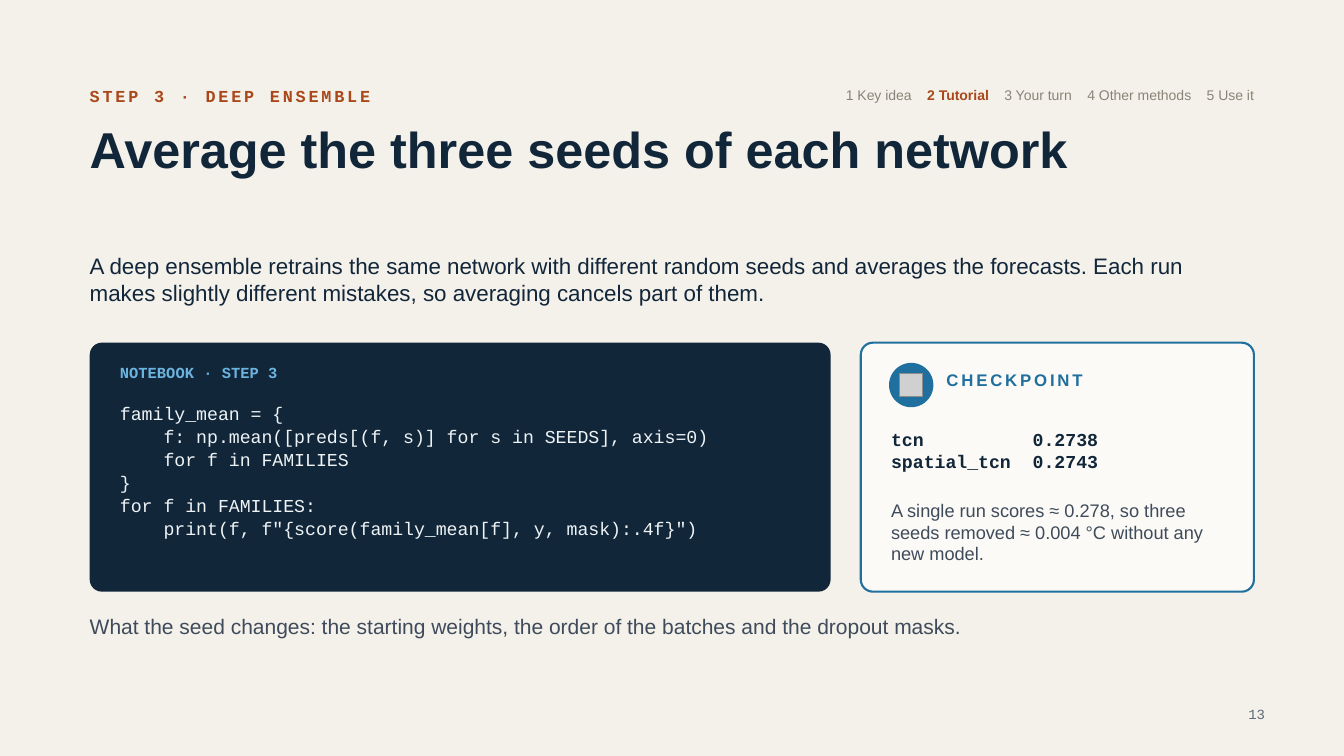
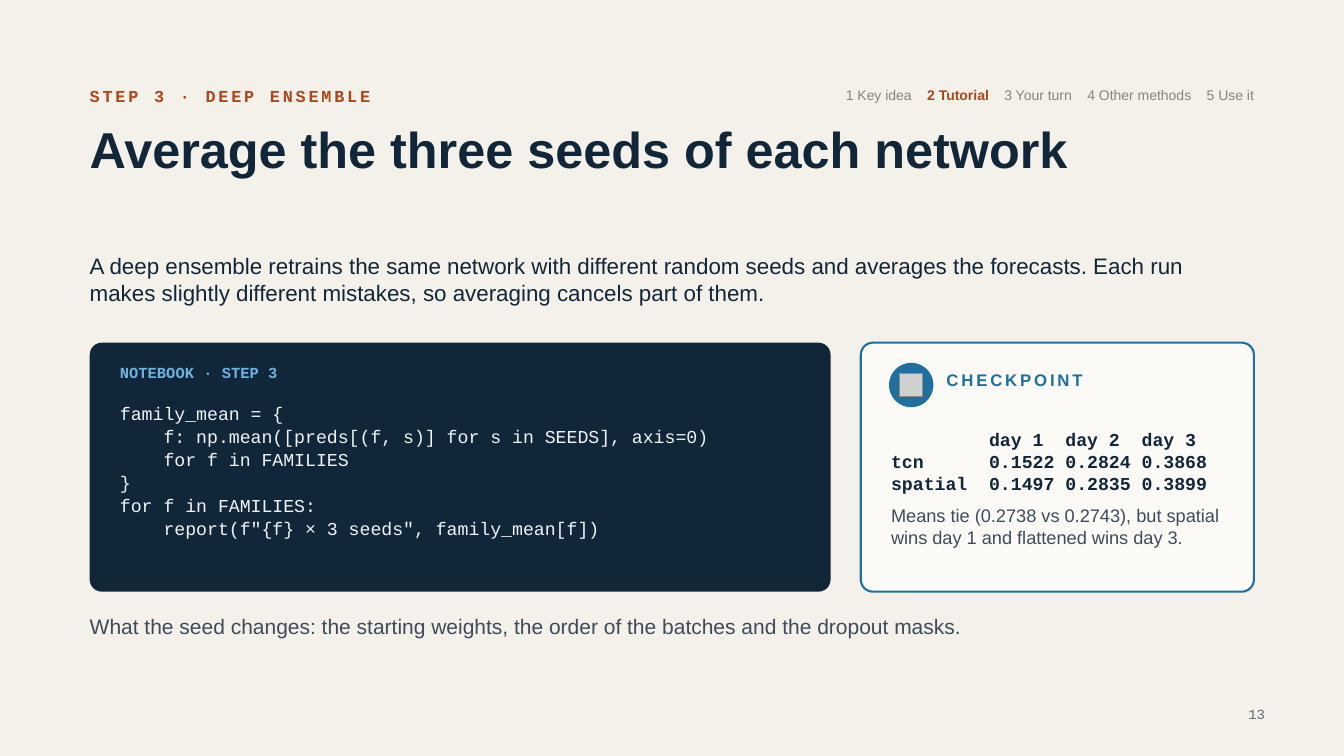
Before and after one commit to damianlapenavidal/ensemble-workshop, a slide deck: slide 13 of slides/ensemble-workshop.pptx. Drawn at 1344x756 pixels with LibreOffice and Linux fonts; fonts in the diff are those of the drawing; grey boxes stand for pictures. Boxes give left, top, right and bottom in pixels: in the first picture for what was removed or moved away, otherwise in the second. Text is boxed around its words. In the diff, an @@ line names an element or a change of style, - is before the commit and + after.

```diff
--- a/slides/ensemble-workshop.pptx
+++ b/slides/ensemble-workshop.pptx
@@ text at [989,433,1207,490]: text changed @@
-tcn 0.2738
-spatial_tcn 0.2743
+day 1 day 2 day 3
+tcn 0.1522 0.2824 0.3868
+spatial 0.1497 0.2835 0.3899
@@ text at [891,509,1219,548]: text changed @@
-A single run scores ≈ 0.278, so three seeds removed ≈ 0.004 °C without any new model.
+Means tie (0.2738 vs 0.2743), but spatial wins day 1 and flattened wins day 3.
@@ text at [164,522,599,539]: text changed @@
-print(f, f"{score(family_mean[f], y, mask):.4f}")
+report(f"{f} × 3 seeds", family_mean[f])
```
Also in this commit, not shown: 16 other slides changed, 1 slide removed, 3 other files.
